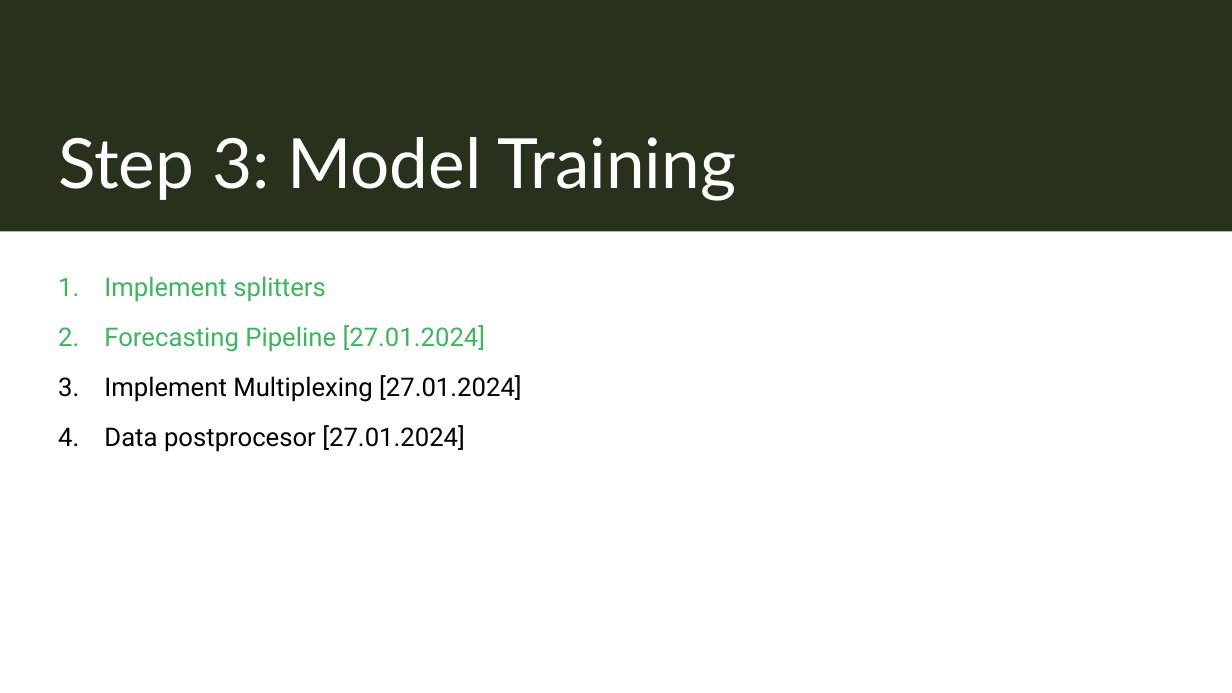
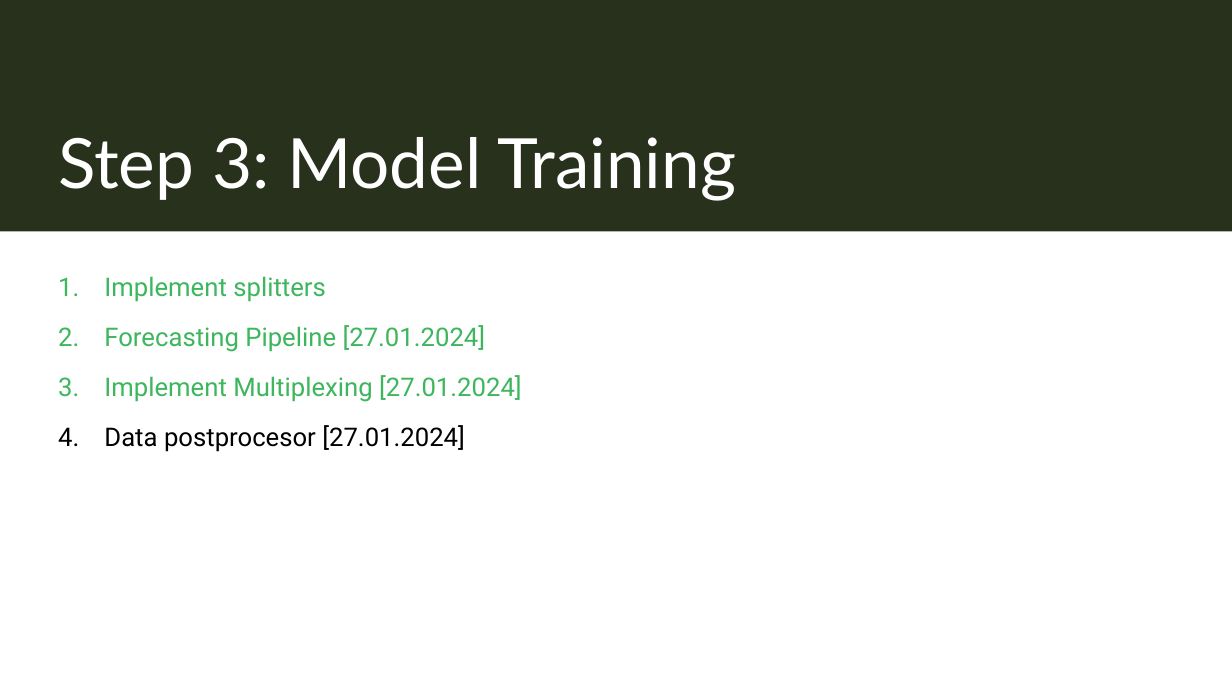
Before and after one commit to lewi9/bachelor, a slide deck: slide 5 of Bachelor thesis.pptx. Drawn at 1232x693 pixels with LibreOffice and Linux fonts; fonts in the diff are those of the drawing. Boxes give left, top, right and bottom in pixels: in the first picture for what was removed or moved away, otherwise in the second. Text is boxed around its words. In the diff, an @@ line names an element or a change of style, - is before the commit and + after.

Commit message:
Best model strategy

```diff
--- a/Bachelor thesis.pptx
+++ b/Bachelor thesis.pptx
@@ text at (104, 375, 522, 402): text colour #000000 to #3DB65D in "Implement Multiplexing [27.01.2024]" @@
```
Also in this commit, not shown: 7 other files.
